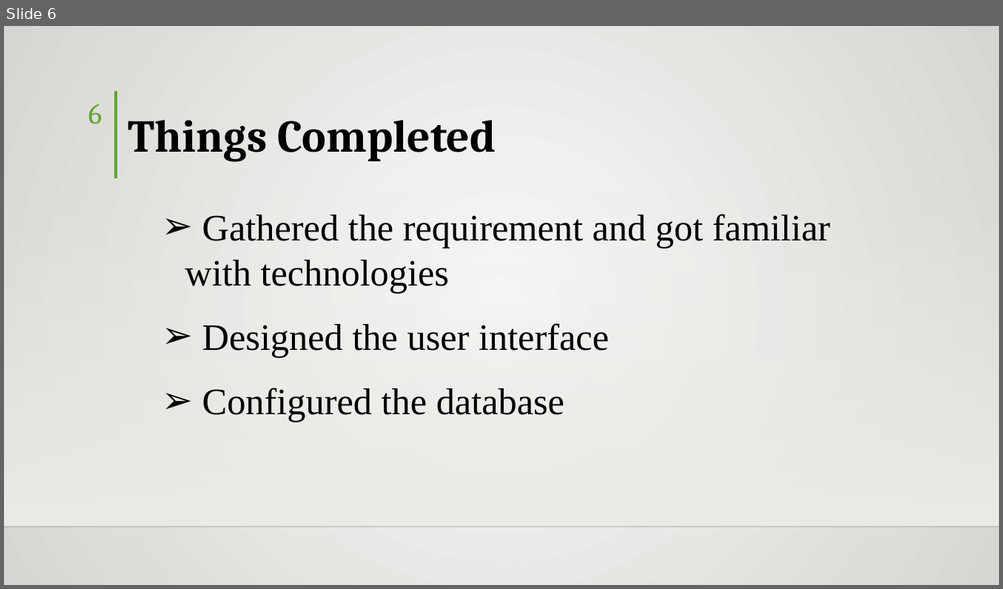
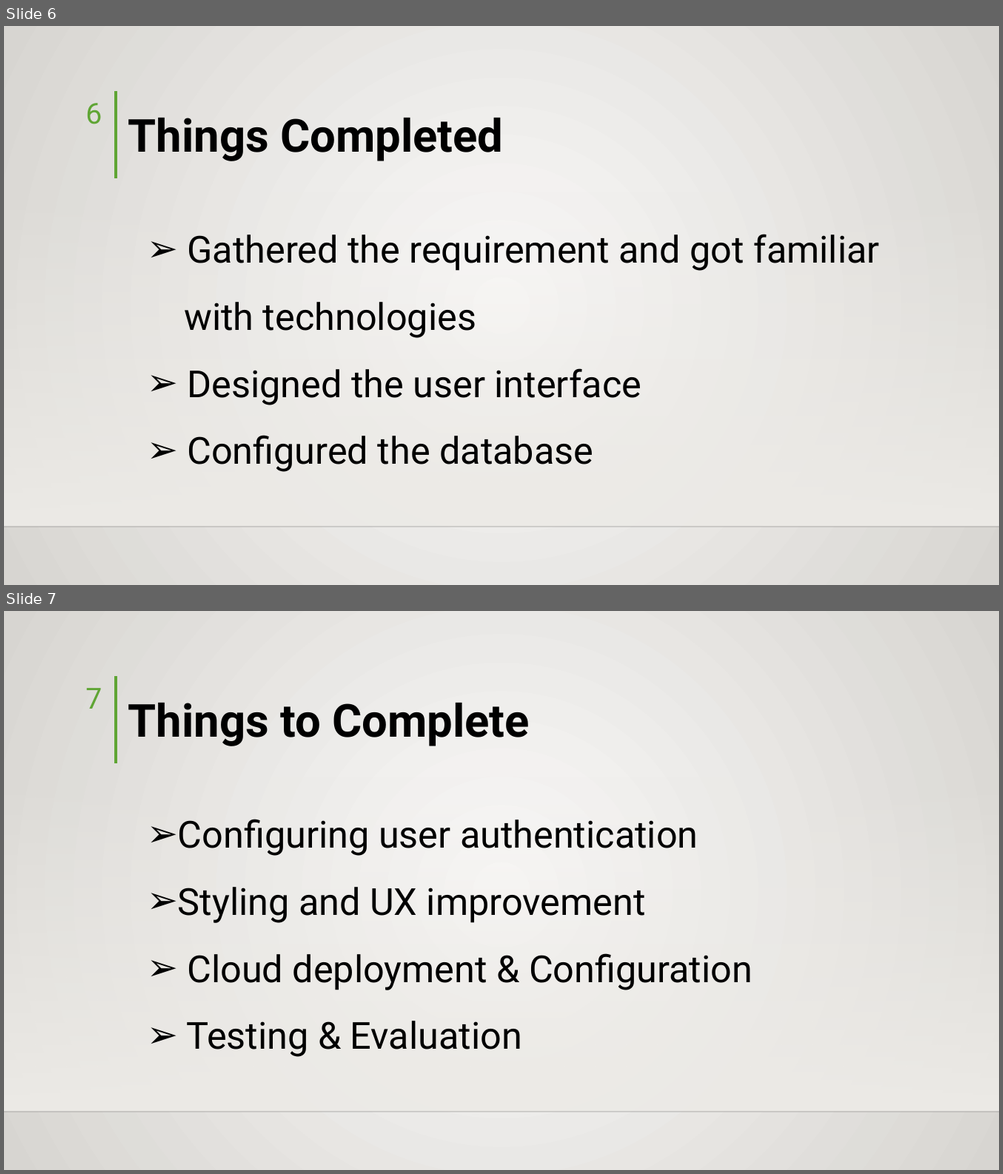
Before and after one commit to hisni/CO227-Project, a slide deck: Presantation/Presentation - Final.pptx. Shown one above the other, each under a label of ours: slide 6 before the commit, slides 6 and 7 after it. The pictures are 1003x589 and 1003x1174 pixels, drawn with LibreOffice and Linux fonts; fonts in the diff are those of the drawing; background and template pictures are left out. Boxes give left, top, right and bottom in pixels: in the first picture for what was removed or moved away, otherwise in the second. Text is boxed around its words. In the diff, an @@ line names an element or a change of style, - is before the commit and + after.

```diff
--- a/Presantation/Presentation - Final.pptx
+++ b/Presantation/Presentation - Final.pptx
@@ slide 7 added at (4, 611, 999, 1170), background gradient #FAFAF9 to #D7D5D2; not listed: 3 template elements that a slide beside it also shows @@
@@ page number added at (85, 688, 102, 709), 28 pt, text #5FA534 @@
+7
@@ text added at (128, 702, 529, 746), 44 pt, text #000000, bold @@
+Things to Complete
@@ text added at (178, 819, 752, 1057), 36 pt, text #000000 @@
+➢ Configuring user authentication
+➢ Styling and UX improvement
+➢ Cloud deployment & Configuration
+➢ Testing & Evaluation
@@ slide 6 changed as well @@
@@ page number at (85, 103, 102, 124): font Cambria to Roboto @@
@@ text "Things Completed" at (128, 117, 503, 161): font Cambria to Roboto @@
@@ text "Gathered the requirement and got ...": place and size @@
-text "Gathered the requirement and got ..." at (185, 214, 830, 423)
+text "Gathered the requirement and got ..." at (184, 234, 879, 472)
@@ text "Gathered the requirement and got ..." at (184, 234, 879, 472): font Times New Roman to Roboto; line spacing 1 to 1.5 @@
```
Also in this commit, not shown: 7 other slides changed.
